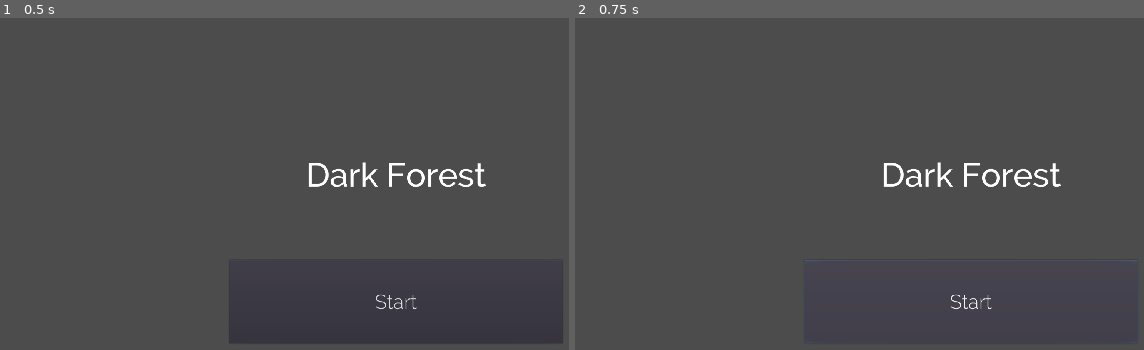
Above: before the commit, frames 1-2 (left to right).
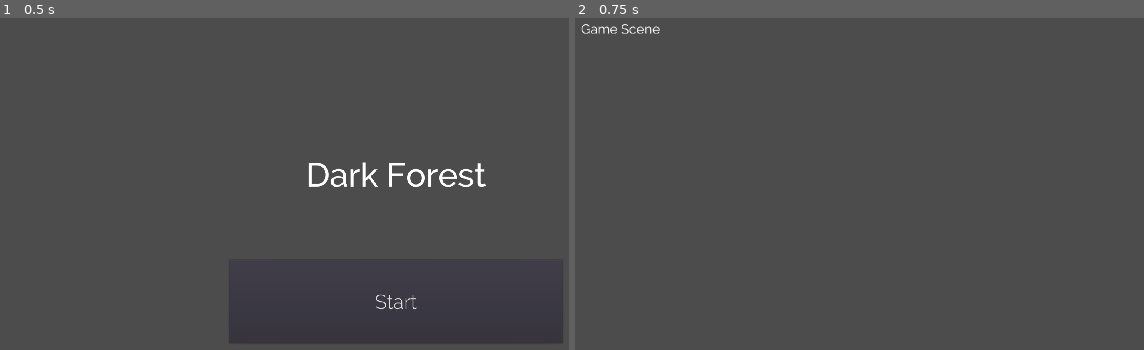
Above: after the commit, the same moments.

Repository: WeLoveGodot/GameOff2019
Game: Godot game, scene res://scene/Menu.tscn
Same seed, same stepped clock (60 frames per second), same inputs: the game is played once before the commit and once after it.
Inputs:
- Up to frame 1 (0.5 s): no input
- Up to frame 2 (0.75 s): click "Start" at 0.5 s

Frame 1 is identical in both runs. In frame 2, 1.0% of the frame differs, in the area x 1-99%, y 1-88%.

Commit message:
feat(scene): add game scene

Diff:
--- /dev/null
+++ b/scene/Game.tscn
@@ -0,0 +1,17 @@
+[gd_scene load_steps=3 format=2]
+
+[ext_resource path="res://resource/raw_fonts/Raleway/Raleway-Regular.ttf" type="DynamicFontData" id=1]
+
+[sub_resource type="DynamicFont" id=1]
+size = 32
+font_data = ExtResource( 1 )
+
+[node name="Game" type="Node2D"]
+
+[node name="Label" type="Label" parent="."]
+margin_left = 23.9166
+margin_top = 14.3499
+margin_right = 575.917
+margin_bottom = 167.35
+custom_fonts/font = SubResource( 1 )
+text = "Game Scene"
--- /dev/null
+++ b/scene/Menu.gd
@@ -0,0 +1,17 @@
+extends Node2D
+
+# Declare member variables here. Examples:
+# var a = 2
+# var b = "text"
+
+# Called when the node enters the scene tree for the first time.
+func _ready():
+	pass # Replace with function body.
+
+# Called every frame. 'delta' is the elapsed time since the previous frame.
+#func _process(delta):
+#	pass
+
+
+func _on_Button_pressed():
+	get_tree().change_scene("res://scene/game.tscn")
--- a/scene/Menu.tscn
+++ b/scene/Menu.tscn
@@ -1,17 +1,19 @@
-[gd_scene load_steps=5 format=2]
+[gd_scene load_steps=6 format=2]
 
-[ext_resource path="res://resource/raw_fonts/Raleway/Raleway-Medium.ttf" type="DynamicFontData" id=1]
-[ext_resource path="res://resource/raw_fonts/Raleway/Raleway-Light.ttf" type="DynamicFontData" id=2]
+[ext_resource path="res://scene/Menu.gd" type="Script" id=1]
+[ext_resource path="res://resource/raw_fonts/Raleway/Raleway-Medium.ttf" type="DynamicFontData" id=2]
+[ext_resource path="res://resource/raw_fonts/Raleway/Raleway-Light.ttf" type="DynamicFontData" id=3]
 
 [sub_resource type="DynamicFont" id=1]
 size = 80
-font_data = ExtResource( 1 )
+font_data = ExtResource( 2 )
 
 [sub_resource type="DynamicFont" id=2]
 size = 48
-font_data = ExtResource( 2 )
+font_data = ExtResource( 3 )
 
 [node name="Menu" type="Node2D"]
+script = ExtResource( 1 )
 
 [node name="VBoxContainer" type="VBoxContainer" parent="."]
 margin_left = 2.3916
@@ -21,7 +23,7 @@
 alignment = 1
 
 [node name="Label" type="Label" parent="VBoxContainer"]
-margin_right = 1917.0
+margin_right = 1916.0
 margin_bottom = 400.0
 rect_min_size = Vector2( 0, 400 )
 custom_fonts/font = SubResource( 1 )
@@ -38,3 +40,4 @@
 size_flags_horizontal = 4
 custom_fonts/font = SubResource( 2 )
 text = "Start"
+[connection signal="pressed" from="VBoxContainer/Button" to="." method="_on_Button_pressed"]
Not shown, added: docs/tech.md
